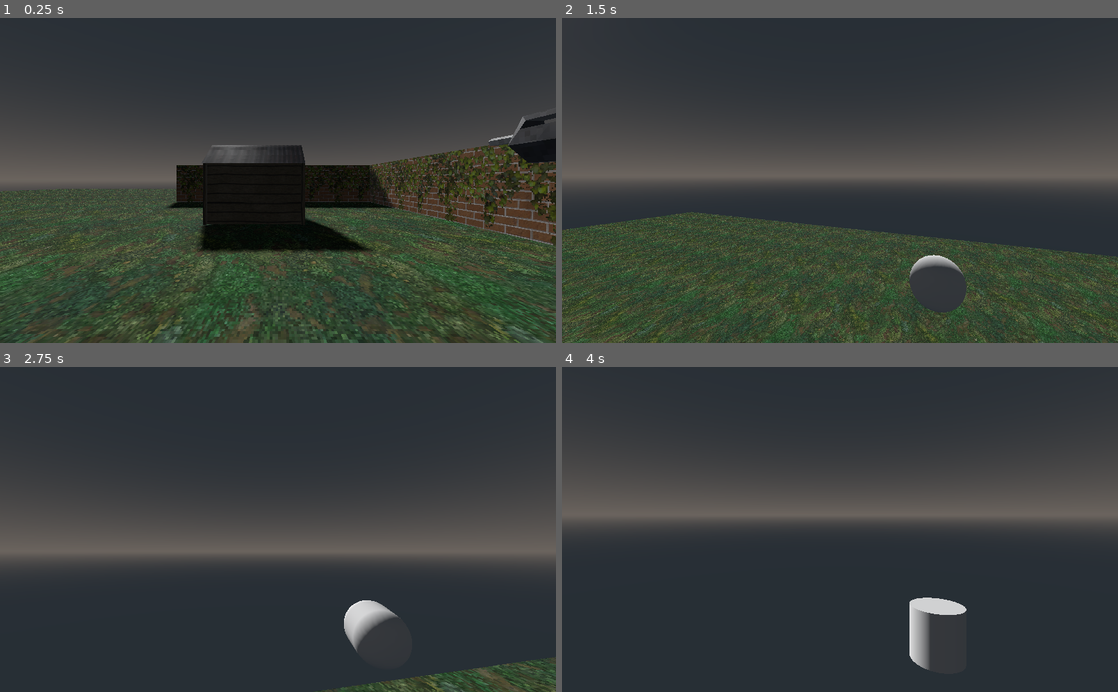
Above: before the commit, frames 1-4 (two rows, left to right).
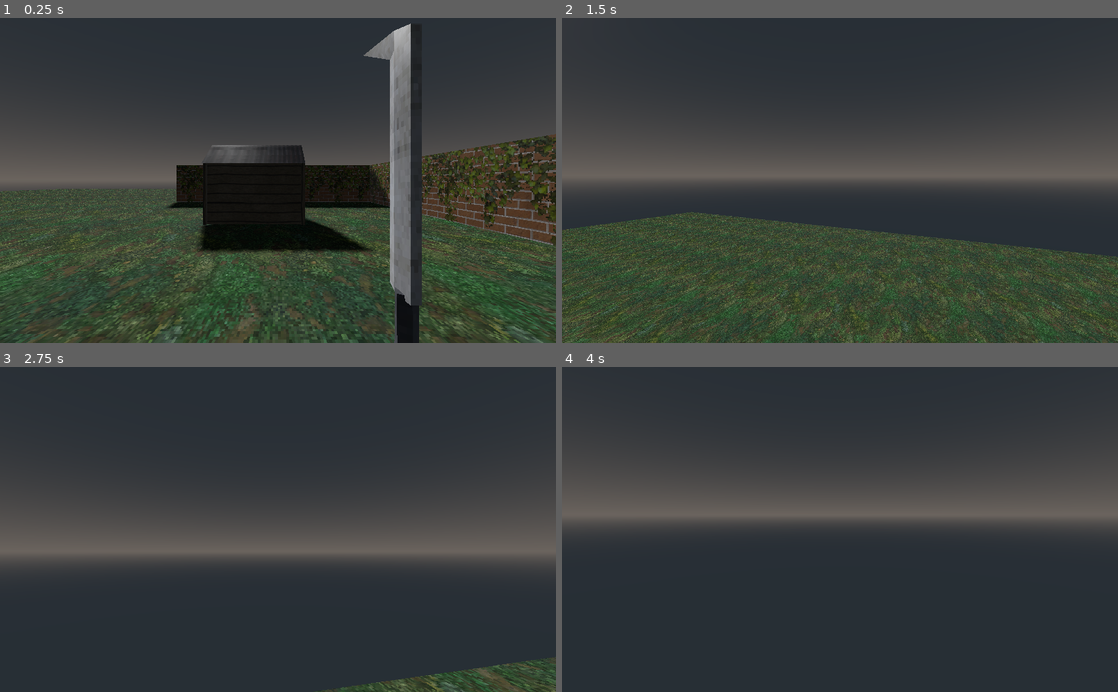
Above: after the commit, the same moments.

Repository: oucar/doomlike-retro-fps
Game: Godot game, scene res://World.tscn
The game is run twice, just before and just after one commit, with the same random seed, the same clock (stepped at 60 frames per second) and the same inputs.
Inputs (mouse positions are in pixels of both pictures, inside the frame that each line leads up to):
- Up to frame 1 (0.25 s): no input
- Up to frame 2 (1.5 s): tap Enter at 0.5 s; move the mouse to (867, 180) at 0.52 s; hold W (move_forwards) from 0.53 s (still down); tap 1 at 0.6 s; tap Space (jump) at 0.77 s; move the mouse to (812, 180) at 1.27 s; tap 2 at 1.35 s
- Up to frame 3 (2.75 s): keep holding W (move_forwards); tap Space (jump) at 1.52 s; move the mouse to (289, 523) at 2.02 s; tap 3 at 2.1 s
- Up to frame 4 (4 s): keep holding W (move_forwards); move the mouse to (834, 536) at 2.77 s; tap 4 at 2.85 s; tap Space (jump) at 3.02, 3.5, 3.77 s; move the mouse to (878, 532) at 3.52 s; tap 5 at 3.6 s

The runs differ from the first frame. In frame 1, 5.4% of the frame differs, in the area x 65-100%, y 1-100%; in frame 2, 0.7%; in frame 3, 0.8%; in frame 4, 1.0%.

Commit message:
Adding the machete to the Scene

Diff:
--- a/characters/player/Player.tscn
+++ b/characters/player/Player.tscn
@@ -1,24 +1,13 @@
-[gd_scene load_steps=14 format=2]
+[gd_scene load_steps=7 format=2]
 
 [ext_resource path="res://characters/player/Player.gd" type="Script" id=1]
 [ext_resource path="res://characters/CharacterMover.gd" type="Script" id=2]
 [ext_resource path="res://characters/HealthManager.gd" type="Script" id=3]
 [ext_resource path="res://characters/player/WeaponManager.gd" type="Script" id=4]
-[ext_resource path="res://weapons/raw_assets/rocketlauncher.glb" type="PackedScene" id=5]
-[ext_resource path="res://weapons/raw_assets/machinegun.glb" type="PackedScene" id=6]
-[ext_resource path="res://weapons/raw_assets/shotgun.glb" type="PackedScene" id=7]
 [ext_resource path="res://weapons/raw_assets/machete.glb" type="PackedScene" id=8]
 
 [sub_resource type="CapsuleShape" id=1]
 radius = 0.5
-
-[sub_resource type="CubeMesh" id=2]
-
-[sub_resource type="SphereMesh" id=3]
-
-[sub_resource type="CapsuleMesh" id=4]
-
-[sub_resource type="CylinderMesh" id=5]
 
 [node name="Player" type="KinematicBody"]
 collision_layer = 6
@@ -39,41 +28,23 @@
 [node name="Weapons" type="Spatial" parent="Camera/WeaponManager"]
 transform = Transform( 1, 0, 0, 0, 1, 0, 0, 0, 1, 0, 1.78252, -0.444809 )
 
-[node name="Machete" type="MeshInstance" parent="Camera/WeaponManager/Weapons"]
-transform = Transform( 0.05, 0, 0, 0, 0.05, 0, 0, 0, 0.05, 0.186174, -0.223881, 0 )
+[node name="Machete" type="Spatial" parent="Camera/WeaponManager/Weapons"]
+
+[node name="Graphics" type="Spatial" parent="Camera/WeaponManager/Weapons/Machete"]
+
+[node name="machete" parent="Camera/WeaponManager/Weapons/Machete/Graphics" instance=ExtResource( 8 )]
+transform = Transform( 0.3, 0, 0, 0, 0.3, 0, 0, 0, 0.3, 0.247131, -0.340318, 0 )
+
+[node name="AnimationPlayer" type="AnimationPlayer" parent="Camera/WeaponManager/Weapons/Machete"]
+
+[node name="MachineGun" type="Spatial" parent="Camera/WeaponManager/Weapons"]
 visible = false
-mesh = SubResource( 2 )
-material/0 = null
 
-[node name="MachineGun" type="MeshInstance" parent="Camera/WeaponManager/Weapons"]
-transform = Transform( 0.05, 0, 0, 0, 0.05, 0, 0, 0, 0.05, 0.186174, -0.223881, 0 )
+[node name="Shotgun" type="Spatial" parent="Camera/WeaponManager/Weapons"]
 visible = false
-mesh = SubResource( 3 )
-material/0 = null
 
-[node name="Shotgun" type="MeshInstance" parent="Camera/WeaponManager/Weapons"]
-transform = Transform( 0.05, 0, 0, 0, 0.05, 0, 0, 0, 0.05, 0.186174, -0.223881, 0 )
+[node name="RocketLauncher" type="Spatial" parent="Camera/WeaponManager/Weapons"]
 visible = false
-mesh = SubResource( 4 )
-material/0 = null
-
-[node name="RocketLauncher" type="MeshInstance" parent="Camera/WeaponManager/Weapons"]
-transform = Transform( 0.05, 0, 0, 0, 0.05, 0, 0, 0, 0.05, 0.186174, -0.223881, 0 )
-visible = false
-mesh = SubResource( 5 )
-material/0 = null
-
-[node name="machinegun" parent="Camera/WeaponManager/Weapons" instance=ExtResource( 6 )]
-transform = Transform( 1, 0, 0, 0, 1, 0, 0, 0, 1, 2, 0, 0 )
-
-[node name="machete" parent="Camera/WeaponManager/Weapons" instance=ExtResource( 8 )]
-transform = Transform( 1, 0, 0, 0, 1, 0, 0, 0, 1, 1, 0, 0 )
-
-[node name="shotgun" parent="Camera/WeaponManager/Weapons" instance=ExtResource( 7 )]
-transform = Transform( 1, 0, 0, 0, 1, 0, 0, 0, 1, 3, 0, 0 )
-
-[node name="rocketlauncher" parent="Camera/WeaponManager/Weapons" instance=ExtResource( 5 )]
-transform = Transform( 1, 0, 0, 0, 1, 0, 0, 0, 1, 4, 0, 0 )
 
 [node name="CharacterMover" type="Spatial" parent="."]
 script = ExtResource( 2 )
